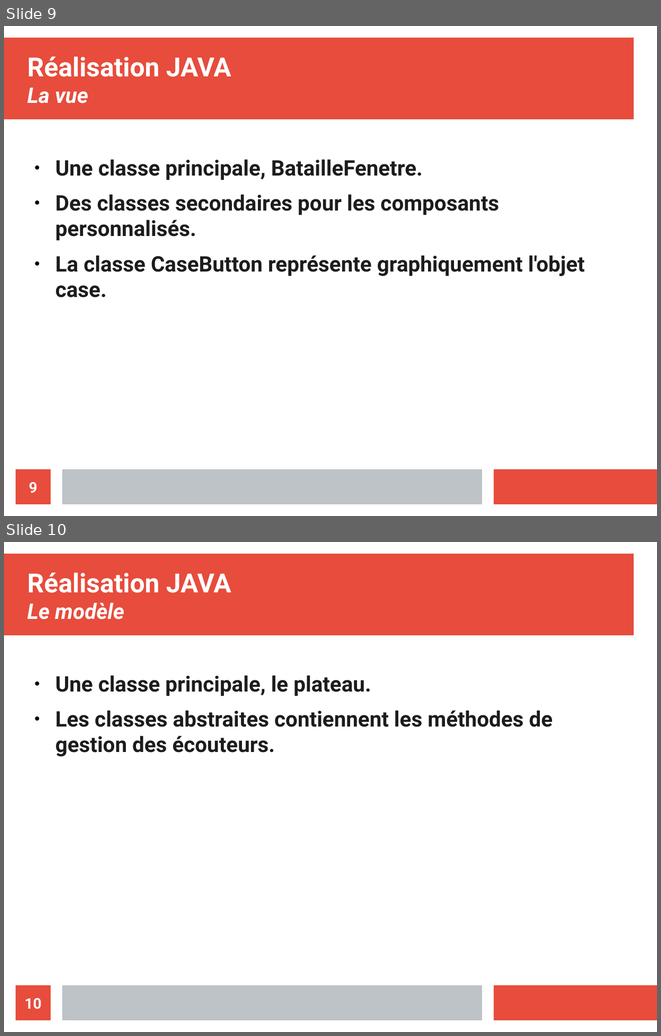
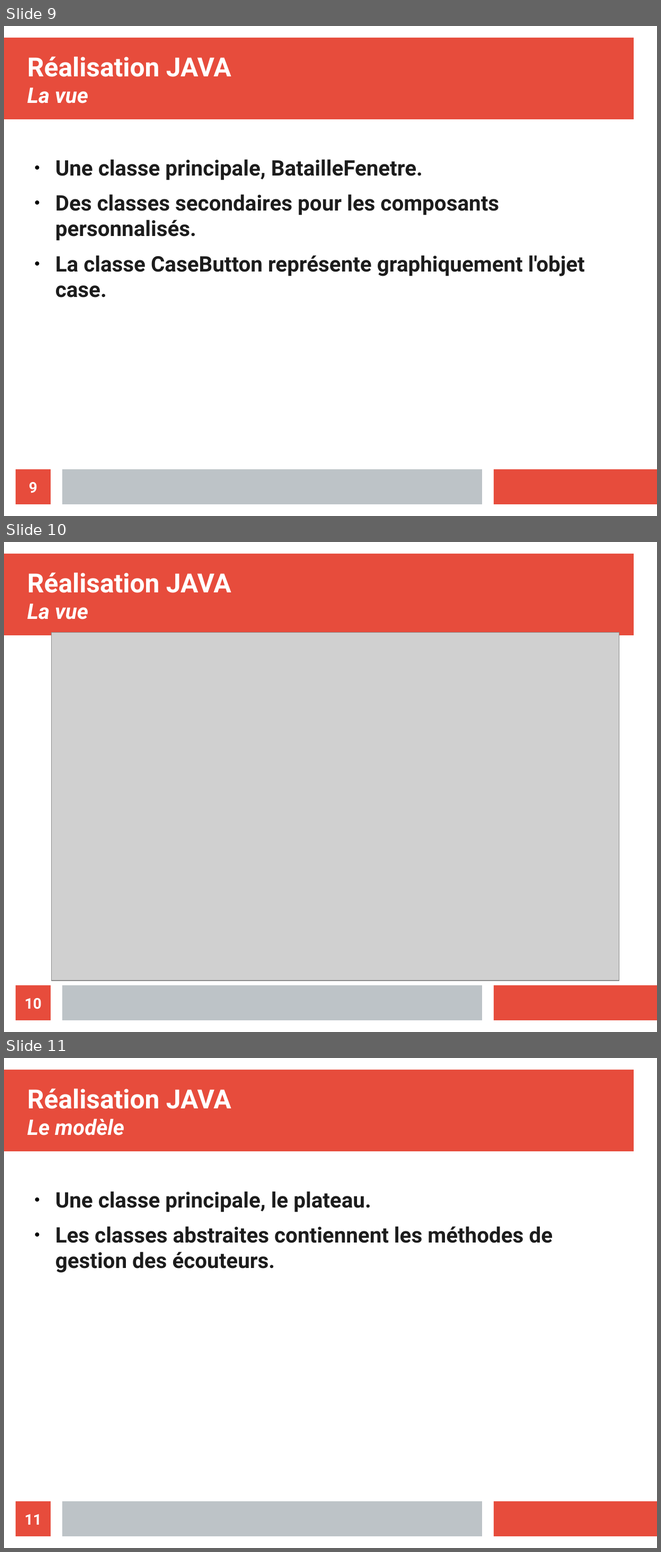
Before and after one commit to CravateRouge/JeVaisLeFaire, a slide deck: presBatailleNavale.odp. Shown one above the other, each under a label of ours: slides 9 and 10 before the commit, slides 9, 10 and 11 after it. The pictures are 661x1036 and 661x1552 pixels, drawn with LibreOffice and Linux fonts; fonts in the diff are those of the drawing; grey boxes stand for pictures. Boxes give left, top, right and bottom in pixels: in the first picture for what was removed or moved away, otherwise in the second. Text is boxed around its words. In the diff, an @@ line names an element or a change of style, - is before the commit and + after.

```diff
--- a/presBatailleNavale.odp
+++ b/presBatailleNavale.odp
@@ slide 10 added at (x1=4, y1=542, x2=657, y2=1032), background #FFFFFF; not listed: 3 template elements that a slide beside it also shows @@
@@ title added at (x1=27, y1=572, x2=231, y2=619), 32 pt, text #FFFFFF, bold @@
+Réalisation JAVA
+La vue
@@ picture added at (x1=51, y1=633, x2=620, y2=980) @@
@@ page number added at (x1=16, y1=985, x2=51, y2=1020), fill #E74C3C, 18 pt, text #FFFFFF, bold @@
+10
@@ what was slide 10 is now slide 11 @@
@@ page number at (x1=25, y1=1514, x2=42, y2=1524): text changed @@
-10
+11
```
Also in this commit, not shown: 1 slide changed, 1 other file.
